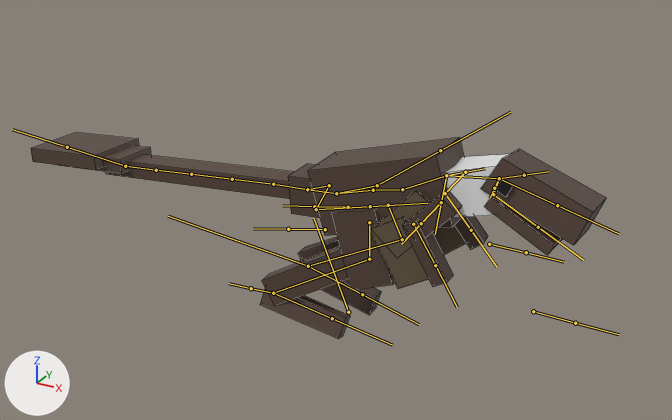
The FBX model Assets/Models/Characters/dino_dakotav2.fbx, before and after one commit.
Both versions are drawn from a 50 mm lens placed at (6.08, -13.06, 7.43), pointed at (-1.22, 0.21, 0.79). The axes (+X, +Y, +Z) are drawn at lower left. The lights are the same throughout. Both versions are drawn at frame 10 of the action 'ArmatureAction'; the numbers are the values there. The bones that bend it are drawn over the model as lines. Mesh edges are drawn as thin lines.
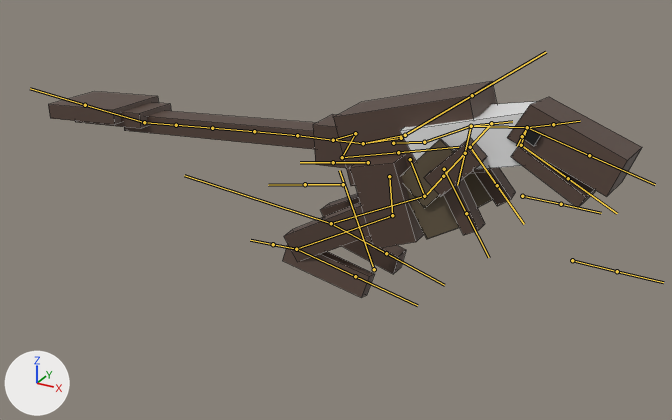
The edits, one by one:
Object 'Armature' (bone_rig_object) moves from (-0.47, 0.0, 1.38) to (0.03, 0.0, 2.37).
Bone 'Bone' (bone_bone) turns from (-1, 1, 0) to (-2, 0, -1) degrees about its own x, y and z.
Bone 'Main_spine' (bone_main_spine) moves from (0.0, 0.0, 0.0) to (0.0, -0.01, 0.26).
Bone 'Main_spine' (bone_main_spine) turns from (-1, 1, -6) to (0, 2, -7) degrees about its own x, y and z.
Bone 'Lleg' (bone_lleg) turns from (4, 0, 3) to (5, 2, 2) degrees about its own x, y and z.
Bone 'Lthigh' (bone_lthigh) turns from (3, 0, 2) to (4, 0, 0) degrees about its own x, y and z.
Bone 'Bone.001' (bone_bone_001) turns from (-27, -4, -8) to (-25, -1, -6) degrees about its own x, y and z.
Bone 'Bone.003' (bone_bone_003) turns from (16, 2, -14) to (14, 1, -11) degrees about its own x, y and z.

What differs and where, as boxes (x1, y1, x2, y2) in the pictures (672 x 420 px):
'Cube.023', posed
    before: (31, 132, 606, 339)
    after: (48, 81, 642, 298)
bone 'Bone', root to tip
    before: (348, 312) to (314, 218)
    after: (374, 269) to (339, 170)
bone 'Main_spine', root to tip
    before: (373, 190) to (402, 189)
    after: (393, 143) to (424, 142)
bone 'Lleg', root to tip
    before: (388, 205) to (402, 239)
    after: (410, 159) to (424, 196)
bone 'Lthigh', root to tip
    before: (402, 239) to (308, 266)
    after: (424, 196) to (331, 223)
bone 'Bone.001', root to tip
    before: (369, 222) to (369, 259)
    after: (389, 176) to (392, 215)
bone 'Bone.003', root to tip
    before: (369, 259) to (273, 293)
    after: (392, 215) to (296, 249)
